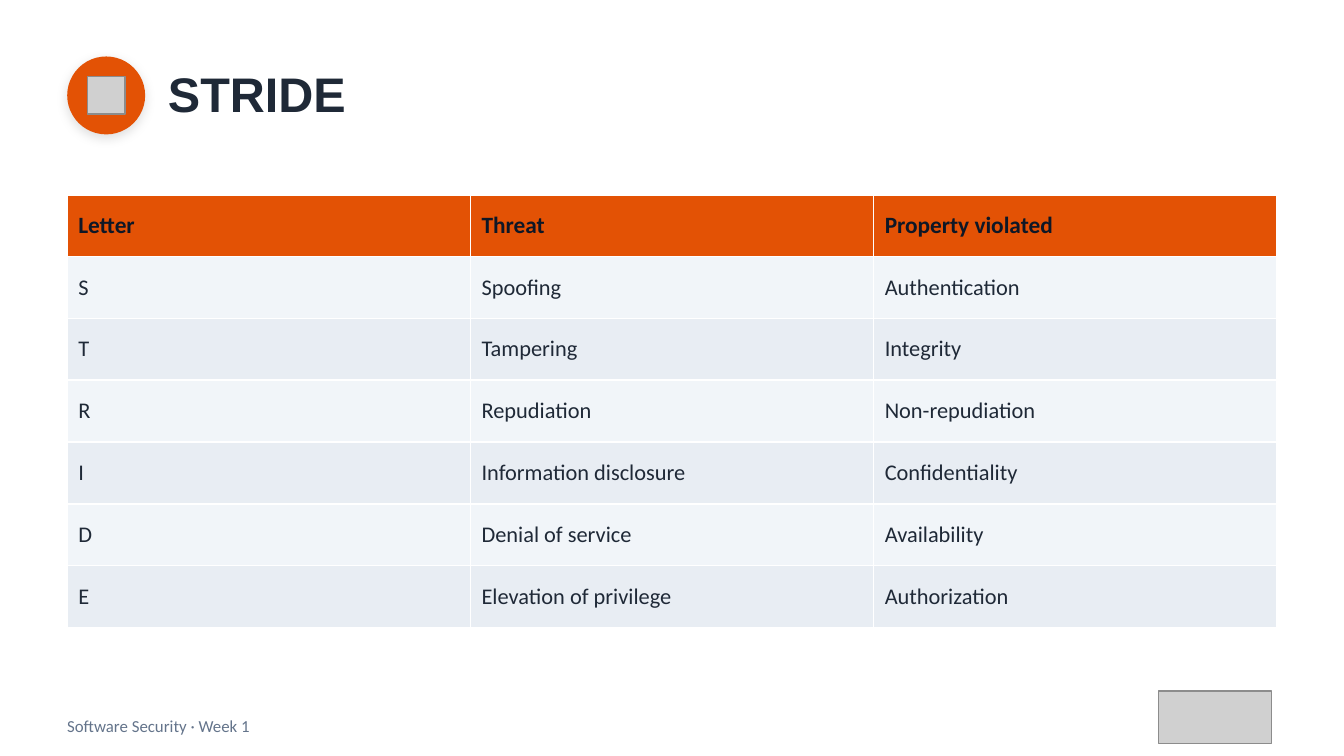
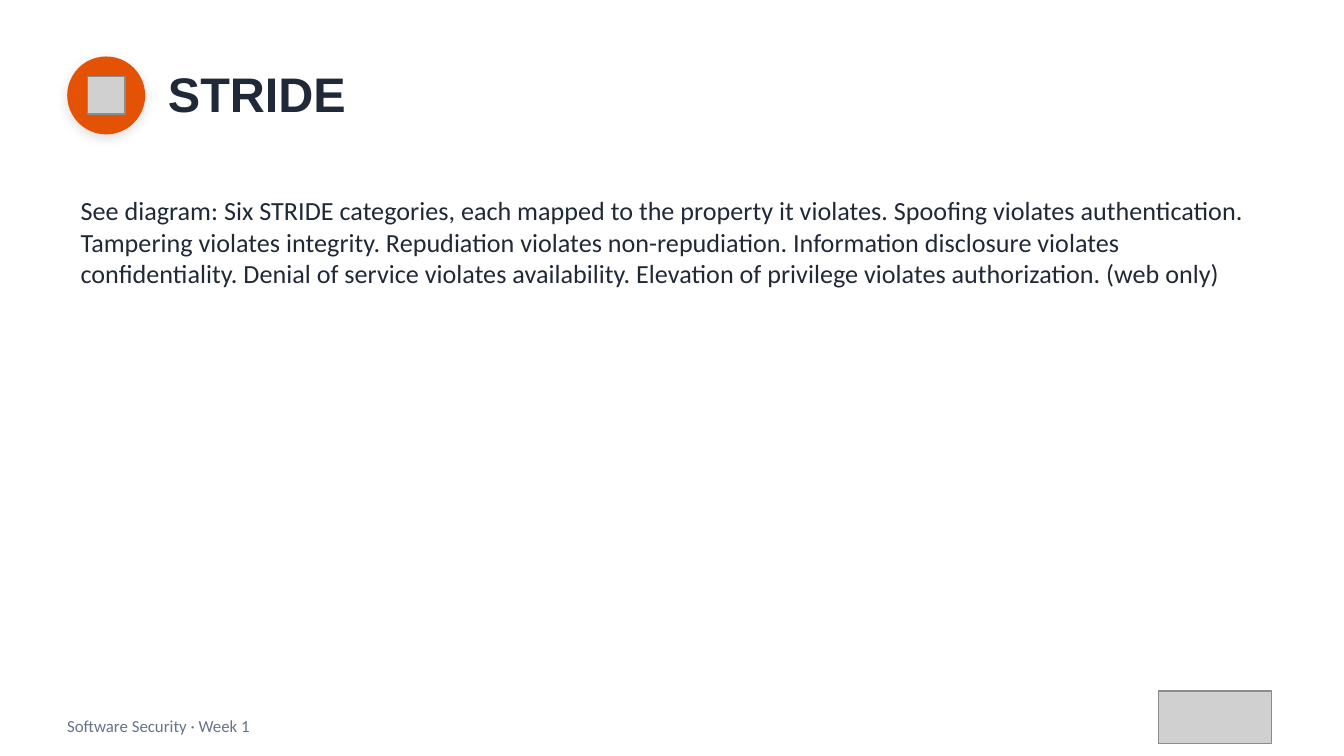
Before and after one commit to 6531503085Sutapat/software-security, a slide deck: slide 11 of slides/pptx/week01.pptx (slide 8 before the commit). Drawn at 1344x756 pixels with LibreOffice and Linux fonts; fonts in the diff are those of the drawing; grey boxes stand for pictures. Boxes give left, top, right and bottom in pixels: in the first picture for what was removed or moved away, otherwise in the second. Text is boxed around its words. In the diff, an @@ line names an element or a change of style, - is before the commit and + after.

```diff
--- a/slides/pptx/week01.pptx
+++ b/slides/pptx/week01.pptx
@@ table removed at bbox=[67, 195, 1277, 612], 7 rows, 3 columns @@
-Letter | Threat | Property violated
-S | Spoofing | Authentication
-T | Tampering | Integrity
-R | Repudiation | Non-repudiation
-I | Information disclosure | Confidentiality
-D | Denial of service | Availability
-E | Elevation of privilege | Authorization
@@ text added at bbox=[81, 202, 1243, 288], 14 pt, text #1F2937 @@
+See diagram: Six STRIDE categories, each mapped to the property it violates. Spoofing violates authentication. Tampering violates integrity. Repudiation violates non-repudiation. Information disclosure violates confidentiality. Denial of service violates availability. Elevation of privilege violates authorization. (web only)
```
Also in this commit, not shown: 4 other slides changed, 4 slides added, 6 other files.
